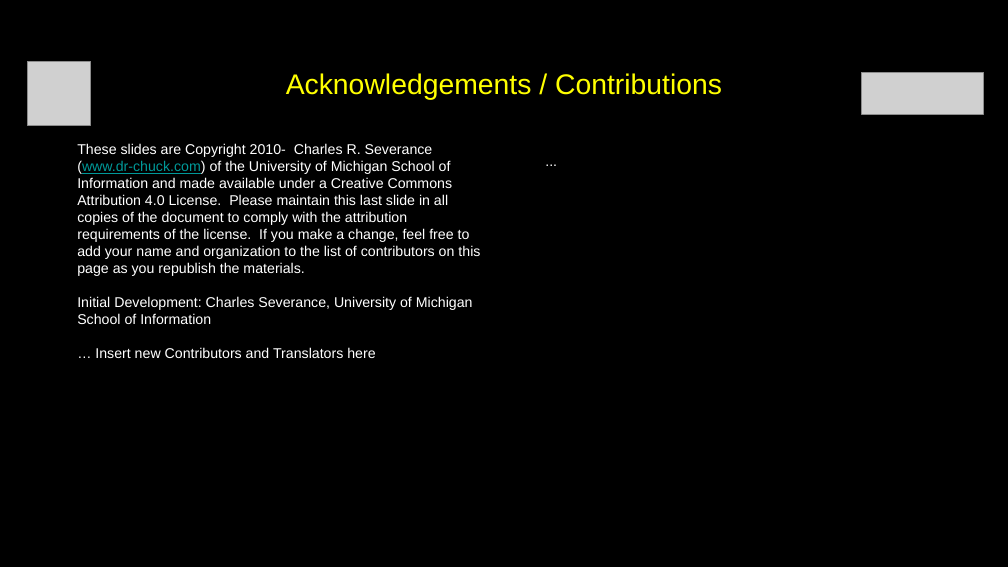
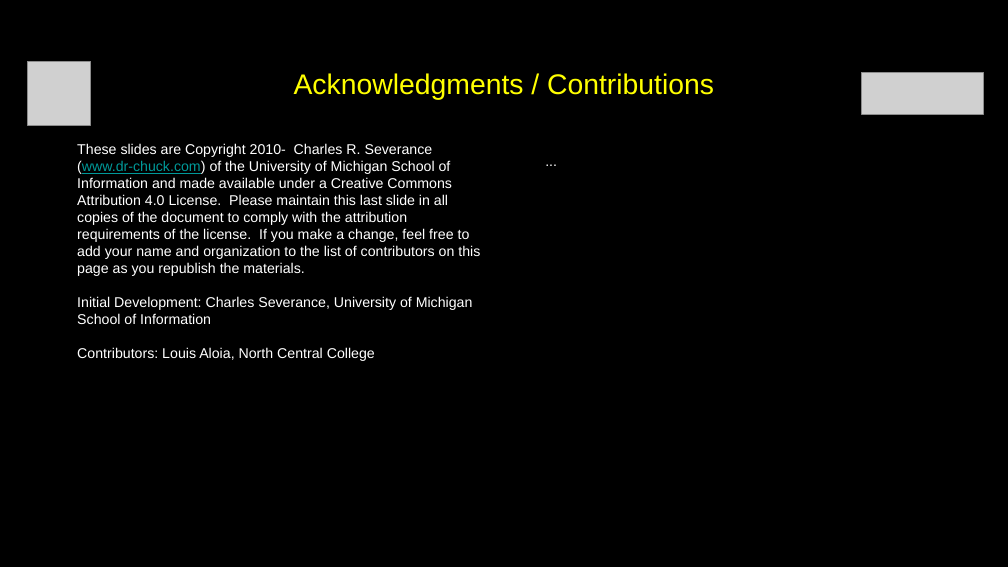
Before and after one commit to csev/py4e, a slide deck: slide 36 of lectures3/Pythonlearn-02-Expressions.pptx (slide 34 before the commit). Drawn at 1008x567 pixels with LibreOffice and Linux fonts; fonts in the diff are those of the drawing; grey boxes stand for pictures. Boxes give left, top, right and bottom in pixels: in the first picture for what was removed or moved away, otherwise in the second. Text is boxed around its words. In the diff, an @@ line names an element or a change of style, - is before the commit and + after.

```diff
--- a/lectures3/Pythonlearn-02-Expressions.pptx
+++ b/lectures3/Pythonlearn-02-Expressions.pptx
@@ title at <box>294,73,714,100</box>: text changed @@
-Acknowledgements / Contributions
+Acknowledgments / Contributions
@@ text at <box>77,347,375,361</box>: text changed @@
-… Insert new Contributors and Translators here
+Contributors: Louis Aloia, North Central College
```
Also in this commit, not shown: 29 other slides changed, 2 slides added, 1 other file.
